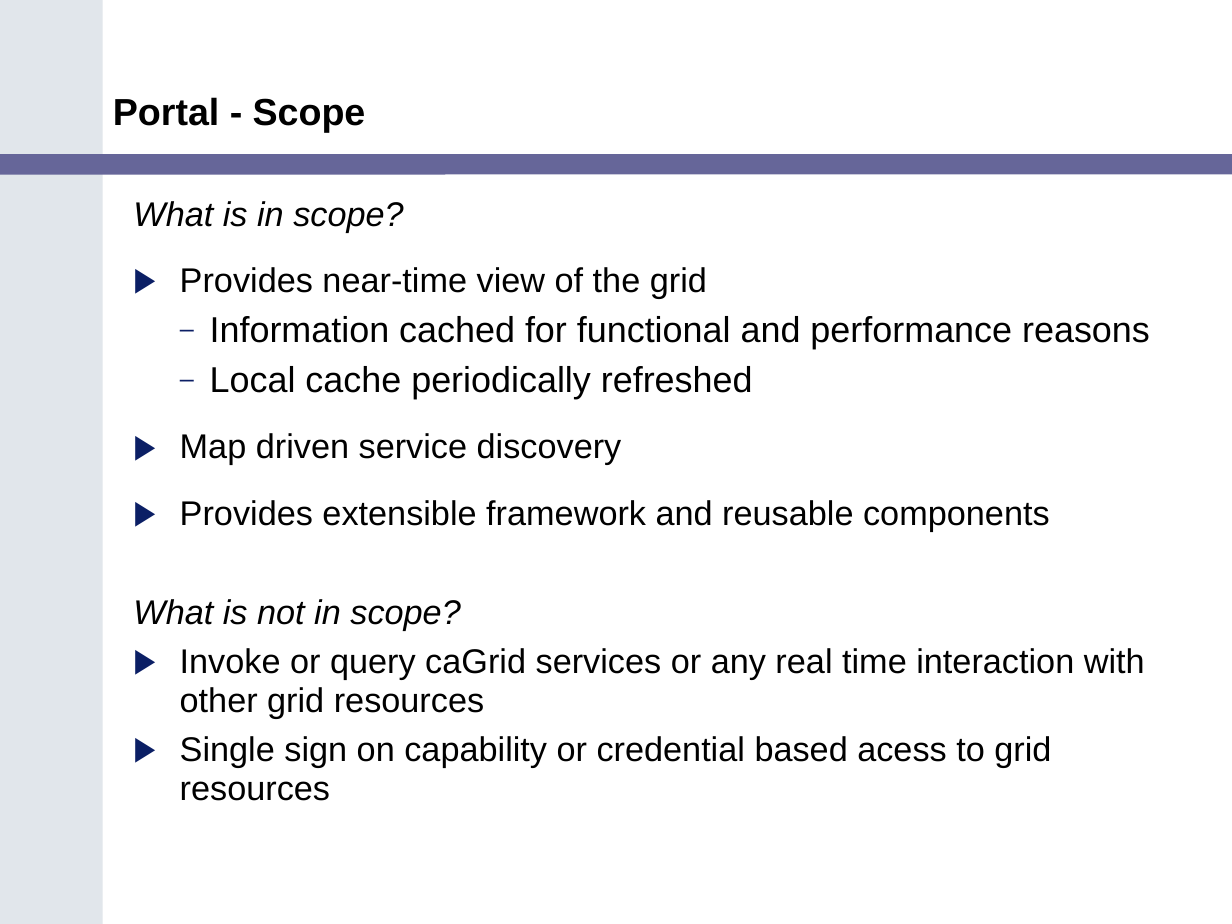
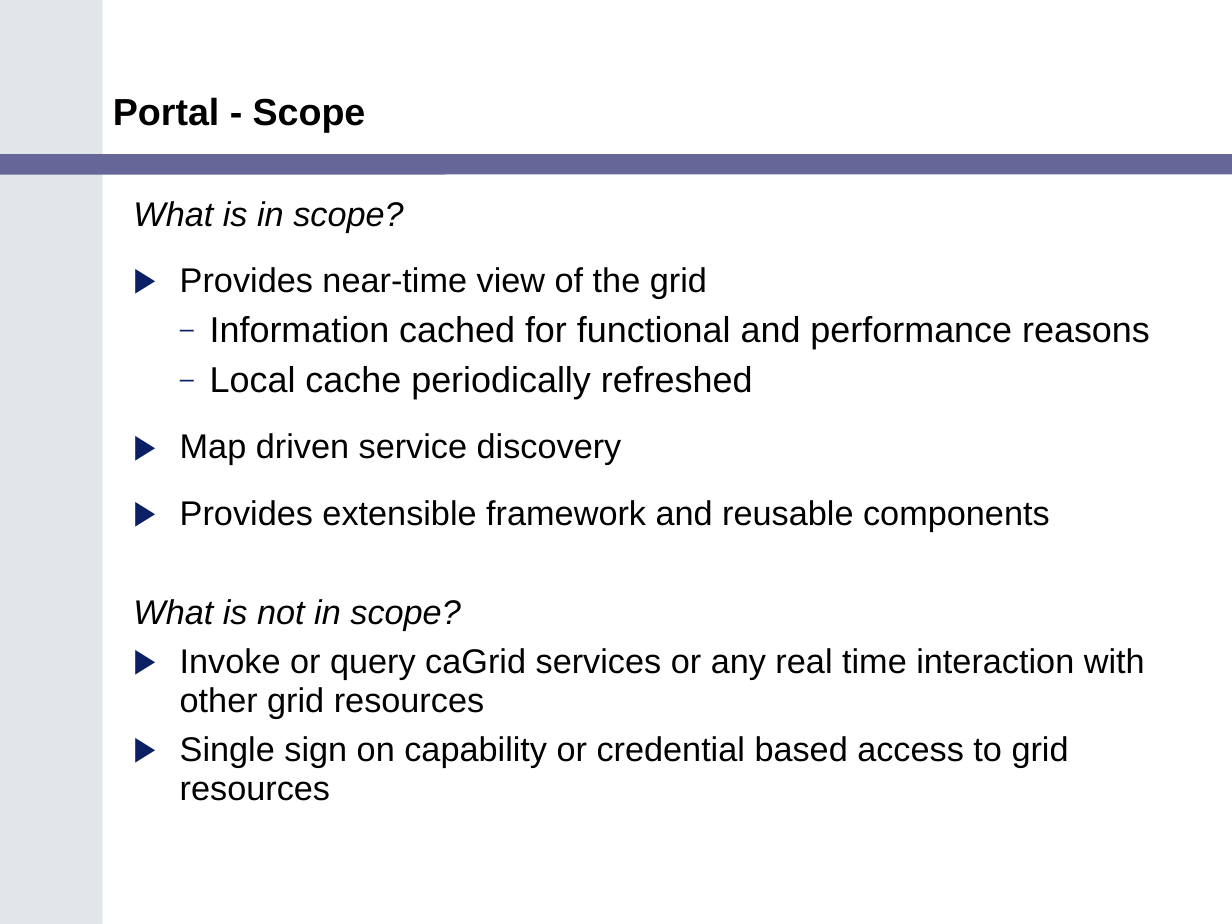
Before and after one commit to NCIP/cagrid-portal, a slide deck: slide 4 of cagrid-1-0/Documentation/presentations/200607_VCDE_ARCH/Portal_Arch_VCDE_2006_07.ppt. Drawn at 1232x924 pixels with LibreOffice and Linux fonts; fonts in the diff are those of the drawing; background and template pictures are left out. Boxes give left, top, right and bottom in pixels: in the first picture for what was removed or moved away, otherwise in the second. Text is boxed around its words. In the diff, an @@ line names an element or a change of style, - is before the commit and + after.

```diff
--- a/cagrid-1-0/Documentation/presentations/200607_VCDE_ARCH/Portal_Arch_VCDE_2006_07.ppt
+++ b/cagrid-1-0/Documentation/presentations/200607_VCDE_ARCH/Portal_Arch_VCDE_2006_07.ppt
@@ text at bbox=[180, 736, 1069, 801]: text changed @@
-▶ Single sign on capability or credential based acess to grid resources
+▶ Single sign on capability or credential based access to grid resources
```
Also in this commit, not shown: 4 other slides changed.
